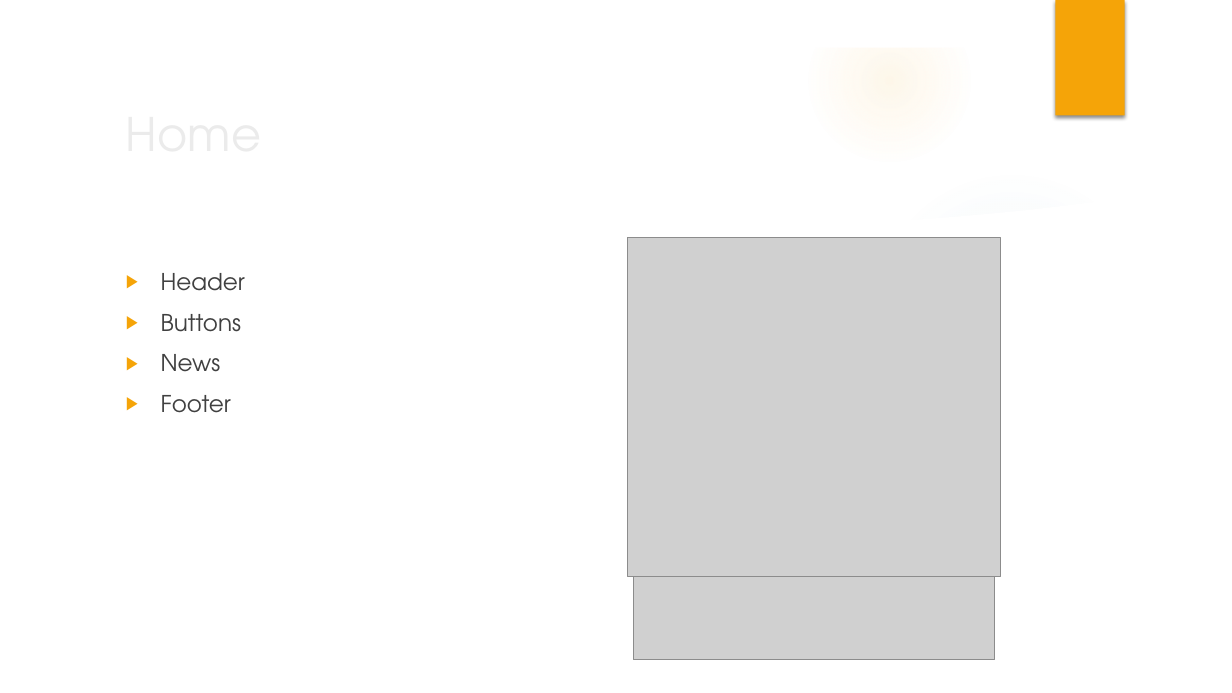
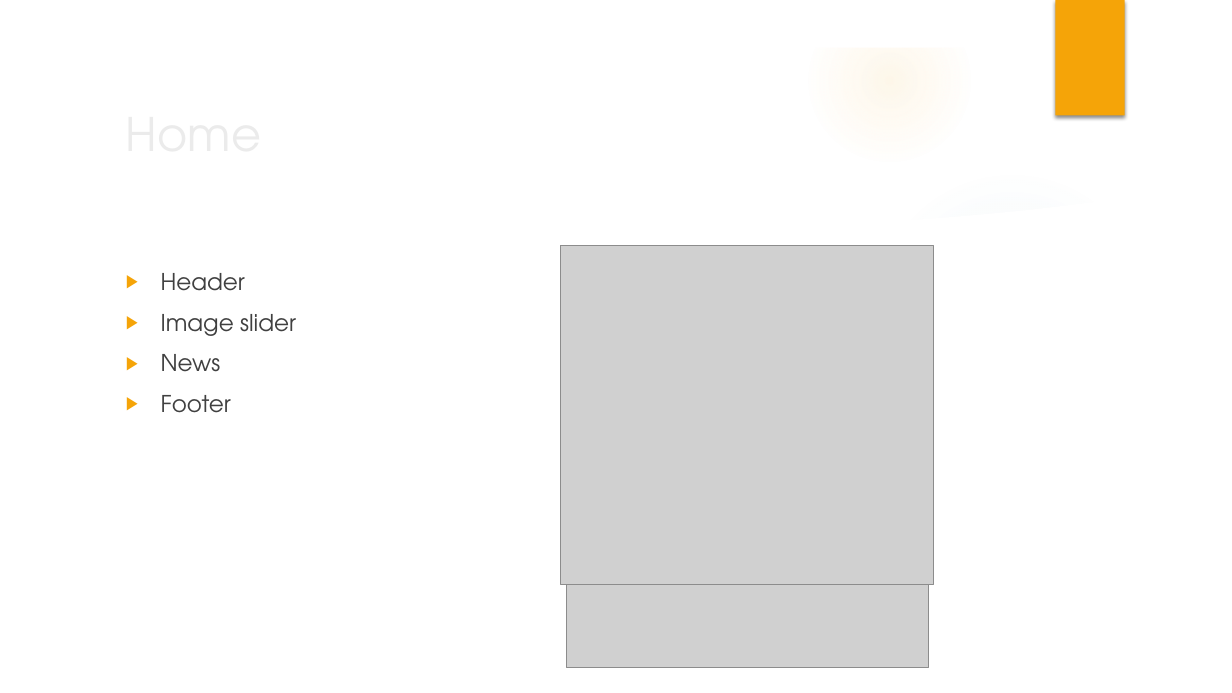
Before and after one commit to WebshopSwaggers/WebShop, a slide deck: slide 4 of documentatie/Presentatie/Presentatie Sprint 1.pptx (slide 6 before the commit). Drawn at 1232x693 pixels with LibreOffice and Linux fonts; fonts in the diff are those of the drawing; grey boxes stand for pictures; background and template pictures are left out. Boxes give left, top, right and bottom in pixels: in the first picture for what was removed or moved away, otherwise in the second. Text is boxed around its words. In the diff, an @@ line names an element or a change of style, - is before the commit and + after.

```diff
--- a/documentatie/Presentatie/Presentatie Sprint 1.pptx
+++ b/documentatie/Presentatie/Presentatie Sprint 1.pptx
@@ picture: place and size @@
-picture at (628,238,1001,577)
+picture at (561,246,934,585)
@@ text at (161,314,296,336): text changed @@
-▶ Buttons
+▶ Image slider
@@ picture: place and size @@
-picture at (633,577,994,660)
+picture at (567,584,928,667)
```
Also in this commit, not shown: 2 other slides changed, 3 slides added.
